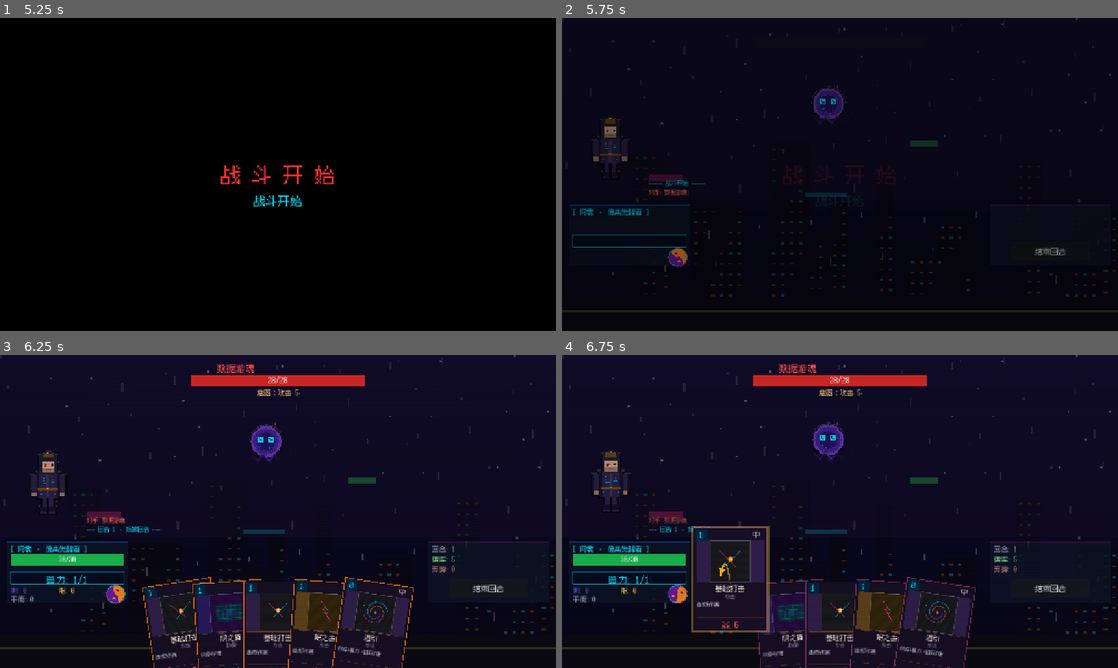
Above: before the commit, frames 1-4 (two rows, left to right).
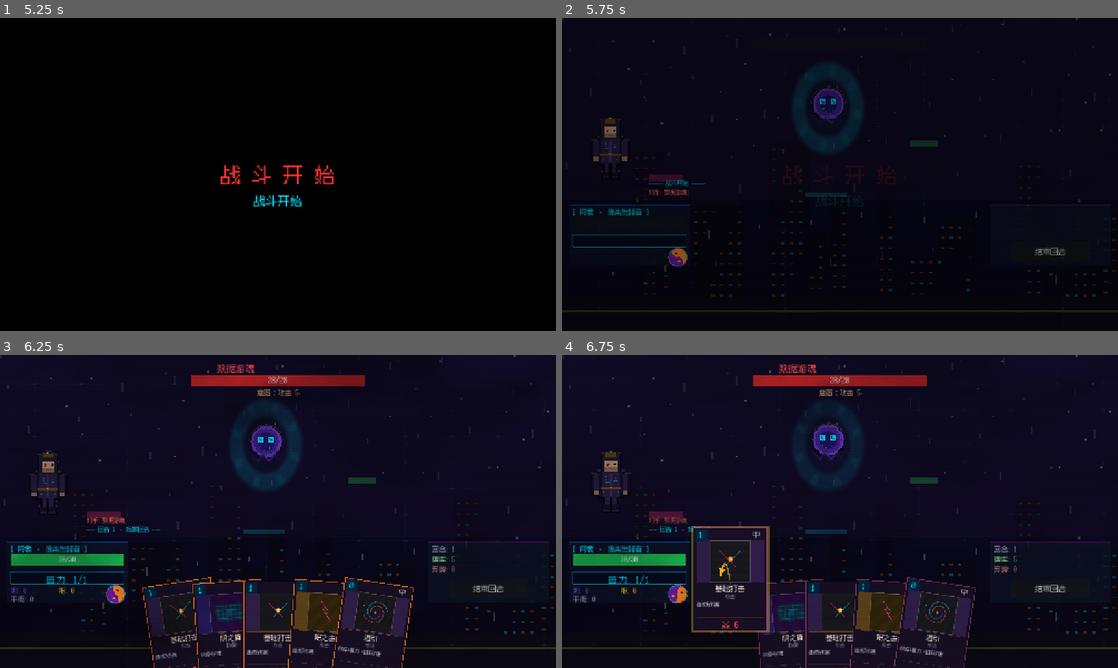
Above: after the commit, the same moments.

Repository: 9G420/CyberTao8
Game: Godot game, scene res://Scenes/Title.tscn
Two runs of this game, one before a commit and one after it. Both use one fixed random seed, a clock stepped at 60 frames per second and the inputs below. Sound files missing from this copy of the repository are replaced by a short silence.
Inputs (mouse positions are in pixels of both pictures, inside the frame that each line leads up to):
- Up to frame 1 (5.25 s): click "新 游 戏" at 0.5 s; tap Enter (ui_accept) at 1.25, 1.52 s; move the mouse to (400, 158) at 1.27 s; click (400, 158) at 1.42 s; drag from (166, 190) to (250, 237) at 2.02 s; move the mouse to (333, 105) at 2.77 s; click (333, 105) at 2.92 s; click "欲望街·外围" at 3.5 s; click "结束回合" at 4.25 s; click "结束回合" at 5 s
- Up to frame 2 (5.75 s): no input
- Up to frame 3 (6.25 s): click "结束回合" at 5.75 s
- Up to frame 4 (6.75 s): drag from (745, 630) to (673, 464) at 6.52 s

Frame 1 is identical in both runs. In frame 2, 0.3% of the frame differs, in the area x 41-54%, y 14-43%; in frame 3, 3.3%, in the area x 2-98%, y 2-96%; in frame 4, 2.2%.

Commit message:
Visual overhaul: 3 new shaders (summon_aura, energy_field, ink_flow) + summon unit idle breathing/frame anim/aura/entrance/death VFX + battle bg dynamic energy field & ink layers + enemy aura + turn-start ink burst + resonance/backlash field sync + dao rune ring on summon

Diff:
--- a/Scripts/Battle/BattleManager.gd
+++ b/Scripts/Battle/BattleManager.gd
@@ -107,6 +107,9 @@
 var _taiji_timer: float = 0.0
 var _resonance_pulse_time: float = 0.0
 var _player_bob_tween: Tween = null
+var _energy_field_rect: ColorRect = null   # 战场能量场 shader 层
+var _ink_flow_rect: ColorRect = null       # 墨迹流动 shader 层
+var _enemy_aura_rect: ColorRect = null     # 敌人气场光圈
 var _taiji_rot_tween: Tween = null
 var _floating_log_container: VBoxContainer = null
 var _front_shield_texture: ImageTexture = null  # cached
@@ -147,6 +150,40 @@
 	bg_overlay.mouse_filter = Control.MOUSE_FILTER_IGNORE
 	add_child(bg_overlay)
 
+	# --- 能量场 shader 层（电路符文 + 太极暗纹 + 雾气）---
+	_energy_field_rect = ColorRect.new()
+	_energy_field_rect.set_anchors_preset(PRESET_FULL_RECT)
+	_energy_field_rect.color = Color(1, 1, 1, 1)
+	_energy_field_rect.mouse_filter = Control.MOUSE_FILTER_IGNORE
+	_energy_field_rect.z_index = 1
+	var ef_shader := load("res://Shaders/energy_field.gdshader") as Shader
+	if ef_shader:
+		var ef_mat := ShaderMaterial.new()
+		ef_mat.shader = ef_shader
+		ef_mat.set_shader_parameter("field_intensity", 0.25)
+		ef_mat.set_shader_parameter("circuit_speed", 0.4)
+		ef_mat.set_shader_parameter("fog_density", 0.2)
+		ef_mat.set_shader_parameter("battle_state", 0)
+		_energy_field_rect.material = ef_mat
+	add_child(_energy_field_rect)
+
+	# --- 墨迹流动层（持续微弱底纹）---
+	_ink_flow_rect = ColorRect.new()
+	_ink_flow_rect.set_anchors_preset(PRESET_FULL_RECT)
+	_ink_flow_rect.color = Color(1, 1, 1, 1)
+	_ink_flow_rect.mouse_filter = Control.MOUSE_FILTER_IGNORE
+	_ink_flow_rect.z_index = 2
+	var ink_shader := load("res://Shaders/ink_flow.gdshader") as Shader
+	if ink_shader:
+		var ink_mat := ShaderMaterial.new()
+		ink_mat.shader = ink_shader
+		ink_mat.set_shader_parameter("ink_intensity", 0.12)
+		ink_mat.set_shader_parameter("flow_speed", 0.3)
+		ink_mat.set_shader_parameter("ink_color_mode", 0)
+		ink_mat.set_shader_parameter("spread_radius", 0.0)
+		_ink_flow_rect.material = ink_mat
+	add_child(_ink_flow_rect)
+
 	# --- 战场区域（敌人+释放区） ---
 	play_zone = Panel.new()
 	play_zone.position = Vector2(0, 0)
@@ -183,6 +220,28 @@
 	play_zone.add_child(enemy_intent_label)
 
 	# --- 3. Enemy character sprite (RIGHT side) ---
+	# 敌人气场光圈（精灵下方）
+	_enemy_aura_rect = ColorRect.new()
+	_enemy_aura_rect.size = Vector2(180, 230)
+	_enemy_aura_rect.position = Vector2(522, 92)
+	_enemy_aura_rect.color = Color(1, 1, 1, 0.6)
+	_enemy_aura_rect.mouse_filter = Control.MOUSE_FILTER_IGNORE
+	var enemy_aura_shader := load("res://Shaders/summon_aura.gdshader") as Shader
+	if enemy_aura_shader:
+		var ea_mat := ShaderMaterial.new()
+		ea_mat.shader = enemy_aura_shader
+		# Boss 用紫色，精英用橙色，普通用青色
+		var enemy_color_mode: int = 3
+		match enemy_type_key:
+			"boss": enemy_color_mode = 2
+			"elite", "elite2": enemy_color_mode = 1
+		ea_mat.set_shader_parameter("color_mode", enemy_color_mode)
+		ea_mat.set_shader_parameter("pulse_speed", 1.5)
+		ea_mat.set_shader_parameter("glow_intensity", 0.6)
+		ea_mat.set_shader_parameter("rune_visibility", 0.2)
+		_enemy_aura_rect.material = ea_mat
+	play_zone.add_child(_enemy_aura_rect)
+
 	enemy_sprite = TextureRect.new()
 	enemy_sprite.position = Vector2(540, 110)
 	enemy_sprite.size = Vector2(144, 192)
@@ -689,20 +748,26 @@
 		resonance_turns += 1
 		_add_log("[color=gold]☯ 道境共鸣！算力+1，伤害+1[/color]")
 		AudioManager.play_sfx_generated("resonance")
+		_update_energy_field_state(1)  # 共鸣态
 		if resonance_turns >= 5:
 			GameState.achievements["yinyang_master"] = true
 	else:
 		resonance_turns = 0
+		_update_energy_field_state(0)  # 常态
 
 	if bonus["is_backlash"]:
 		_add_log("[color=purple]⚠ 心魔反噬！伤害-2，随机弃牌[/color]")
 		AudioManager.play_sfx_generated("backlash")
 		_trigger_glitch(0.4)
+		_update_energy_field_state(2)  # 反噬态
 		# 随机弃一张牌
 		var discarded: Card = hand_node.discard_random()
 		if discarded:
 			deck.discard(discarded.card_data.resource_path if discarded.card_data else "")
 			discarded.queue_free()
+
+	# 回合开始墨迹扩散特效
+	_play_turn_start_ink_burst()
 
 	# 护盾重置（每回合开始清除）
 	player_shield = 0
@@ -1623,11 +1688,52 @@
 ## 召唤物死亡处理
 func _on_summon_died(summon: Dictionary) -> void:
 	_add_log("[color=red]  " + summon["name"] + "被消灭了！[/color]")
+	# 死亡消散特效（在召唤物位置播放碎片散射）
+	_play_summon_death_vfx(summon)
 	if summon.get("passive", "") == "draw_1_on_death":
 		var drawn: Array[String] = deck.draw_cards(1)
 		for p in drawn:
 			_add_card_to_hand(p)
 		_add_log("[color=cyan]  " + summon["name"] + "死亡触发：抽1张牌[/color]")
+
+## 召唤物死亡消散特效
+func _play_summon_death_vfx(summon: Dictionary) -> void:
+	# 找到对应的战场节点位置
+	var summon_idx: int = player_summons.find(summon)
+	if summon_idx < 0:
+		return
+	var summon_node: Node = play_zone.get_node_or_null("summon_" + str(summon_idx))
+	if not summon_node or not summon_node is Control:
+		return
+	var center: Vector2 = (summon_node as Control).position + Vector2(36, 48)
+	# 像素碎片散射 + 淡出
+	for i in range(14):
+		var frag := ColorRect.new()
+		var fsize: float = randf_range(3.0, 8.0)
+		frag.size = Vector2(fsize, fsize)
+		frag.position = play_zone.position + center + Vector2(randf_range(-15, 15), randf_range(-20, 20))
+		# 根据召唤物类型选色
+		var color_mode: int = _get_summon_aura_color_mode(summon.get("card_id", ""))
+		match color_mode:
+			0: frag.color = Color(0.2, 1.0, 0.1, 0.9)
+			1: frag.color = Color(1.0, 0.5, 0.0, 0.9)
+			2: frag.color = Color(0.5, 0.1, 0.8, 0.9)
+			3: frag.color = Color(0.0, 0.9, 1.0, 0.9)
+			4: frag.color = Color(0.9, 0.88, 0.8, 0.9)
+			_: frag.color = Color(1.0, 0.84, 0.2, 0.9)
+		frag.rotation = randf_range(0, TAU)
+		frag.mouse_filter = Control.MOUSE_FILTER_IGNORE
+		frag.z_index = 55
+		add_child(frag)
+		var scatter_dir: float = randf_range(0, TAU)
+		var scatter_dist: float = randf_range(40.0, 100.0)
+		var target_pos: Vector2 = frag.position + Vector2(cos(scatter_dir), sin(scatter_dir)) * scatter_dist
+		var ftw := frag.create_tween().set_parallel(true)
+		ftw.tween_property(frag, "position", target_pos, 0.5).set_ease(Tween.EASE_OUT).set_trans(Tween.TRANS_CUBIC)
+		ftw.tween_property(frag, "color:a", 0.0, 0.3).set_delay(0.25)
+		ftw.tween_property(frag, "rotation", frag.rotation + randf_range(-4.0, 4.0), 0.5)
+		ftw.chain().tween_callback(frag.queue_free)
+	AudioManager.play_sfx_generated("glitch", -8.0)
 
 ## 施加玩家状态效果
 func _apply_player_status(status_type: String, value: int, turns: int) -> void:
@@ -1754,7 +1860,7 @@
 		var sy: int = ground_y - sprite_h
 		_create_summon_battlefield_node(s, sx, sy, sprite_w, sprite_h, front_indices[i], true)
 
-## 创建单个召唤物战场节点
+## 创建单个召唤物战场节点（v6：光环shader + idle呼吸 + 符文装饰）
 func _create_summon_battlefield_node(s: Dictionary, sx: int, sy: int, sw: int, sh: int, idx: int, is_front: bool) -> void:
 	var container := Control.new()
 	container.name = "summon_" + str(idx)
@@ -1762,6 +1868,25 @@
 	container.size = Vector2(sw, sh + 30)
 	container.mouse_filter = Control.MOUSE_FILTER_PASS
 	container.set_meta("_summon_node", true)
+	container.pivot_offset = Vector2(sw / 2.0, sh / 2.0)
+
+	# --- 光环 Shader 层（底层，精灵下方）---
+	var aura_rect := ColorRect.new()
+	var aura_pad: int = 16
+	aura_rect.size = Vector2(sw + aura_pad * 2, sh + aura_pad * 2)
+	aura_rect.position = Vector2(-aura_pad, -aura_pad)
+	aura_rect.color = Color(1, 1, 1, 0.7)
+	aura_rect.mouse_filter = Control.MOUSE_FILTER_IGNORE
+	var aura_shader := load("res://Shaders/summon_aura.gdshader") as Shader
+	if aura_shader:
+		var aura_mat := ShaderMaterial.new()
+		aura_mat.shader = aura_shader
+		aura_mat.set_shader_parameter("color_mode", _get_summon_aura_color_mode(s.get("card_id", "")))
+		aura_mat.set_shader_parameter("pulse_speed", 2.0)
+		aura_mat.set_shader_parameter("glow_intensity", 0.8)
+		aura_mat.set_shader_parameter("rune_visibility", 0.35)
+		aura_rect.material = aura_mat
+	container.add_child(aura_rect)
 
 	# Sprite
 	var sprite := TextureRect.new()
@@ -1774,6 +1899,27 @@
 	sprite.mouse_filter = Control.MOUSE_FILTER_IGNORE
 	container.add_child(sprite)
 
+	# --- Idle 呼吸动画（轻微上下浮动 + 缩放脉冲）---
+	var bob_tw := container.create_tween().set_loops()
+	bob_tw.tween_property(container, "position:y", float(sy) - 3.0, 0.8).set_ease(Tween.EASE_IN_OUT).set_trans(Tween.TRANS_SINE)
+	bob_tw.tween_property(container, "position:y", float(sy) + 1.0, 0.8).set_ease(Tween.EASE_IN_OUT).set_trans(Tween.TRANS_SINE)
+	# 轻微缩放呼吸
+	var scale_tw := container.create_tween().set_loops()
+	scale_tw.tween_property(container, "scale", Vector2(1.02, 0.98), 1.0).set_ease(Tween.EASE_IN_OUT).set_trans(Tween.TRANS_SINE)
+	scale_tw.tween_property(container, "scale", Vector2(0.98, 1.02), 1.0).set_ease(Tween.EASE_IN_OUT).set_trans(Tween.TRANS_SINE)
+
+	# 精灵帧动画（交替 frame 0 和 frame 1）
+	var frame_tw := sprite.create_tween().set_loops()
+	var summon_type_captured := summon_type
+	frame_tw.tween_callback(func():
+		if is_instance_valid(sprite):
+			sprite.texture = _ai_sprite(summon_type_captured, 1)
+	).set_delay(0.6)
+	frame_tw.tween_callback(func():
+		if is_instance_valid(sprite):
+			sprite.texture = _ai_sprite(summon_type_captured, 0)
+	).set_delay(0.6)
+
 	# 前排蓝色盾牌图标
 	if is_front and _front_shield_texture:
 		var shield_icon := TextureRect.new()
@@ -1785,28 +1931,36 @@
 		shield_icon.mouse_filter = Control.MOUSE_FILTER_IGNORE
 		container.add_child(shield_icon)
 
-	# HP条背景
+	# HP条背景（道教风格：暗色+微弱边框）
 	var hp_bg := ColorRect.new()
-	hp_bg.position = Vector2(4, sh + 2)
-	hp_bg.size = Vector2(sw - 8, 6)
-	hp_bg.color = Color(0.2, 0.1, 0.1, 0.8)
+	hp_bg.position = Vector2(2, sh + 2)
+	hp_bg.size = Vector2(sw - 4, 7)
+	hp_bg.color = Color(0.12, 0.06, 0.08, 0.9)
 	hp_bg.mouse_filter = Control.MOUSE_FILTER_IGNORE
 	container.add_child(hp_bg)
+	# HP条边框
+	var hp_border := ColorRect.new()
+	hp_border.position = Vector2(1, sh + 1)
+	hp_border.size = Vector2(sw - 2, 9)
+	hp_border.color = Color(0.4, 0.2, 0.1, 0.5)
+	hp_border.mouse_filter = Control.MOUSE_FILTER_IGNORE
+	hp_border.z_index = -1
+	container.add_child(hp_border)
 
 	# HP条填充
 	var hp_fill := ColorRect.new()
 	var hp_ratio: float = float(s["hp"]) / float(maxi(s["max_hp"], 1))
-	hp_fill.position = Vector2(4, sh + 2)
-	hp_fill.size = Vector2(int((sw - 8) * hp_ratio), 6)
+	hp_fill.position = Vector2(2, sh + 2)
+	hp_fill.size = Vector2(int((sw - 4) * hp_ratio), 7)
 	hp_fill.color = Color(0.2, 0.85, 0.3) if hp_ratio > 0.5 else Color(0.9, 0.4, 0.1)
 	hp_fill.mouse_filter = Control.MOUSE_FILTER_IGNORE
 	container.add_child(hp_fill)
 
 	# 名字 + 位置标签
 	var name_lbl := Label.new()
-	var pos_tag := "[前]" if is_front else "[后]"
+	var pos_tag := "☰" if is_front else "☷"
 	name_lbl.text = pos_tag + s["name"]
-	name_lbl.position = Vector2(0, sh + 8)
+	name_lbl.position = Vector2(-2, sh + 10)
 	name_lbl.size = Vector2(sw + 20, 16)
 	name_lbl.add_theme_font_size_override("font_size", 10)
 	name_lbl.add_theme_color_override("font_color", Color(0.3, 1, 0.5) if is_front else Color(0.5, 0.8, 0.6))
@@ -1837,6 +1991,24 @@
 	container.add_child(click_area)
 
 	play_zone.add_child(container)
+
+	# --- 入场动画（从下方弹入 + 淡入）---
+	container.modulate.a = 0.0
+	container.position.y += 30.0
+	var enter_tw := container.create_tween().set_parallel(true)
+	enter_tw.tween_property(container, "modulate:a", 1.0, 0.3).set_ease(Tween.EASE_OUT)
+	enter_tw.tween_property(container, "position:y", float(sy), 0.35).set_ease(Tween.EASE_OUT).set_trans(Tween.TRANS_BACK)
+
+## 获取召唤物光环颜色模式（对应 summon_aura.gdshader 的 color_mode）
+func _get_summon_aura_color_mode(card_id: String) -> int:
+	match card_id:
+		"sum_pixel_sprite": return 0  # 霓虹绿
+		"sum_cyber_fox", "sum_beast": return 1  # EVA橙
+		"sum_spirit_dragon", "sum_shadow_clone": return 2  # 电紫
+		"sum_neon_golem", "sum_byte_familiar": return 3  # 赛博青
+		"sum_dao_crane": return 4  # 符纸白
+		"sum_swarm": return 5  # 金
+		_: return 0
 
 ## 获取召唤物sprite类型
 func _get_summon_sprite_type(card_id: String) -> String:
@@ -2070,11 +2242,37 @@
 	ptw.parallel().tween_property(pulse, "color:a", 0.0, 0.2).set_delay(0.15)
 	ptw.tween_callback(pulse.queue_free)
 
-## Rift-tear summon effect: vertical crack splits open with green energy pouring out
+## Rift-tear summon effect: rune ring + vertical crack splits open with green energy pouring out
 func _play_summon_card_vfx() -> void:
 	var pillar_x: float = play_zone.position.x + 340.0
 	var pillar_y: float = play_zone.position.y + 110.0
 	var rift_center: Vector2 = Vector2(pillar_x + 20.0, pillar_y + 140.0)
+
+	# --- Phase 0: Dao rune ring (8 rune dots spinning then fading) ---
+	var rune_container := Control.new()
+	rune_container.position = rift_center
+	rune_container.pivot_offset = Vector2.ZERO
+	rune_container.mouse_filter = Control.MOUSE_FILTER_IGNORE
+	rune_container.z_index = 52
+	add_child(rune_container)
+	var rune_chars: Array[String] = ["☰", "☱", "☲", "☳", "☴", "☵", "☶", "☷"]
+	for i in range(8):
+		var angle: float = float(i) * TAU / 8.0
+		var rune_lbl := Label.new()
+		rune_lbl.text = rune_chars[i]
+		rune_lbl.add_theme_font_size_override("font_size", 14)
+		rune_lbl.add_theme_color_override("font_color", Color(0.1, 1.0, 0.4, 0.0))
+		rune_lbl.position = Vector2(cos(angle) * 55.0 - 7.0, sin(angle) * 55.0 - 9.0)
+		rune_lbl.mouse_filter = Control.MOUSE_FILTER_IGNORE
+		rune_container.add_child(rune_lbl)
+		# Staggered fade in
+		var rtw := rune_lbl.create_tween()
+		rtw.tween_property(rune_lbl, "theme_override_colors/font_color:a", 0.9, 0.08).set_delay(float(i) * 0.03)
+	# Spin the rune ring
+	var rune_tw := rune_container.create_tween()
+	rune_tw.tween_property(rune_container, "rotation", TAU * 0.5, 0.5).set_ease(Tween.EASE_IN_OUT).set_trans(Tween.TRANS_SINE)
+	rune_tw.tween_property(rune_container, "modulate:a", 0.0, 0.2)
+	rune_tw.tween_callback(rune_container.queue_free)
 
 	# --- Phase 1: Dark rift line splits open vertically ---
 	var rift_left := ColorRect.new()
@@ -2586,3 +2784,57 @@
 			val_lbl.mouse_filter = Control.MOUSE_FILTER_IGNORE
 			icon_box.add_child(val_lbl)
 			player_status_container.add_child(icon_box)
+
+# ============================================================
+# 赛博道教氛围系统
+# ============================================================
+
+## 更新能量场 shader 状态（0=常态, 1=共鸣, 2=反噬）
+func _update_energy_field_state(battle_state_val: int) -> void:
+	if _energy_field_rect and _energy_field_rect.material is ShaderMaterial:
+		var mat := _energy_field_rect.material as ShaderMaterial
+		mat.set_shader_parameter("battle_state", battle_state_val)
+		# 共鸣时加强能量场强度
+		if battle_state_val == 1:
+			var tw := create_tween()
+			tw.tween_method(func(v: float):
+				if is_instance_valid(_energy_field_rect) and _energy_field_rect.material is ShaderMaterial:
+					(_energy_field_rect.material as ShaderMaterial).set_shader_parameter("field_intensity", v)
+			, 0.25, 0.5, 0.5)
+			tw.tween_method(func(v: float):
+				if is_instance_valid(_energy_field_rect) and _energy_field_rect.material is ShaderMaterial:
+					(_energy_field_rect.material as ShaderMaterial).set_shader_parameter("field_intensity", v)
+			, 0.5, 0.25, 1.5)
+		elif battle_state_val == 2:
+			var tw := create_tween()
+			tw.tween_method(func(v: float):
+				if is_instance_valid(_energy_field_rect) and _energy_field_rect.material is ShaderMaterial:
+					(_energy_field_rect.material as ShaderMaterial).set_shader_parameter("field_intensity", v)
+			, 0.25, 0.6, 0.3)
+			tw.tween_method(func(v: float):
+				if is_instance_valid(_energy_field_rect) and _energy_field_rect.material is ShaderMaterial:
+					(_energy_field_rect.material as ShaderMaterial).set_shader_parameter("field_intensity", v)
+			, 0.6, 0.25, 2.0)
+
+## 回合开始墨迹扩散特效
+func _play_turn_start_ink_burst() -> void:
+	if not _ink_flow_rect or not _ink_flow_rect.material is ShaderMaterial:
+		return
+	var mat := _ink_flow_rect.material as ShaderMaterial
+	# 触发墨迹从屏幕中心向外扩散
+	mat.set_shader_parameter("ink_intensity", 0.4)
+	mat.set_shader_parameter("spread_radius", 0.0)
+	var ink_ref: ColorRect = _ink_flow_rect
+	var tw := create_tween()
+	tw.tween_method(func(v: float):
+		if is_instance_valid(ink_ref) and ink_ref.material is ShaderMaterial:
+			(ink_ref.material as ShaderMaterial).set_shader_parameter("spread_radius", v)
+	, 0.0, 1.2, 0.6).set_ease(Tween.EASE_OUT).set_trans(Tween.TRANS_CUBIC)
+	tw.tween_method(func(v: float):
+		if is_instance_valid(ink_ref) and ink_ref.material is ShaderMaterial:
+			(ink_ref.material as ShaderMaterial).set_shader_parameter("ink_intensity", v)
+	, 0.4, 0.12, 0.8)
+	tw.tween_method(func(v: float):
+		if is_instance_valid(ink_ref) and ink_ref.material is ShaderMaterial:
+			(ink_ref.material as ShaderMaterial).set_shader_parameter("spread_radius", v)
+	, 1.2, 0.0, 0.3)
--- /dev/null
+++ b/Shaders/energy_field.gdshader
@@ -0,0 +1,91 @@
+// ============================================================
+// energy_field.gdshader - 战场能量场背景层
+// 流动电路符文 + 太极八卦暗纹 + 雾气
+// 覆盖在战斗背景之上，play_zone之下
+// GL Compatibility 兼容
+// ============================================================
+shader_type canvas_item;
+
+uniform float field_intensity : hint_range(0.0, 1.0) = 0.3;
+uniform float circuit_speed : hint_range(0.1, 3.0) = 0.5;
+uniform float fog_density : hint_range(0.0, 1.0) = 0.25;
+// 0=normal, 1=resonance(彩虹加强), 2=backlash(红色裂纹)
+uniform int battle_state : hint_range(0, 2) = 0;
+
+float hash(vec2 p) {
+    return fract(sin(dot(p, vec2(127.1, 311.7))) * 43758.5453);
+}
+
+float value_noise(vec2 st) {
+    vec2 i = floor(st);
+    vec2 f = fract(st);
+    float a = hash(i);
+    float b = hash(i + vec2(1.0, 0.0));
+    float c = hash(i + vec2(0.0, 1.0));
+    float d = hash(i + vec2(1.0, 1.0));
+    vec2 u = f * f * (3.0 - 2.0 * f);
+    return mix(a, b, u.x) + (c - a) * u.y * (1.0 - u.x) + (d - b) * u.x * u.y;
+}
+
+float fbm(vec2 st) {
+    float v = 0.0;
+    float a = 0.5;
+    for (int i = 0; i < 3; i++) {
+        v += a * value_noise(st);
+        st *= 2.0;
+        a *= 0.5;
+    }
+    return v;
+}
+
+void fragment() {
+    vec2 uv = UV;
+    vec2 center = uv - vec2(0.5);
+
+    // --- 电路网格纹路（正交线条 + 节点亮点）---
+    vec2 grid_uv = uv * 12.0 + vec2(TIME * circuit_speed * 0.3, TIME * circuit_speed * 0.15);
+    vec2 grid_fract = fract(grid_uv);
+    float h_line = smoothstep(0.02, 0.0, abs(grid_fract.y - 0.5));
+    float v_line = smoothstep(0.02, 0.0, abs(grid_fract.x - 0.5));
+    float circuit = max(h_line, v_line) * 0.4;
+    // 网格节点亮点
+    float node_glow = smoothstep(0.08, 0.0, length(grid_fract - vec2(0.5)));
+    circuit += node_glow * 0.6;
+    // 让电路网格随时间部分闪烁
+    float flicker = step(0.7, hash(floor(grid_uv) + floor(TIME * 2.0)));
+    circuit *= (0.4 + flicker * 0.6);
+
+    // --- 太极暗纹（大型旋转，低透明度）---
+    float taiji_dist = length(center);
+    float taiji_angle = atan(center.y, center.x) + TIME * 0.15;
+    float taiji_s = sin(taiji_angle * 1.0) * 0.5 + 0.5;
+    float taiji_mask = smoothstep(0.45, 0.25, taiji_dist);
+    float taiji = taiji_s * taiji_mask * 0.15;
+
+    // --- 雾气层（缓慢流动的 fbm 噪声）---
+    vec2 fog_uv = uv * 3.0 + vec2(TIME * 0.08, TIME * 0.05);
+    float fog = fbm(fog_uv) * fog_density;
+
+    // --- 颜色 ---
+    vec3 circuit_color = vec3(0.0, 0.56, 0.63); // 暗青
+    vec3 taiji_color = vec3(0.18, 0.08, 0.32);  // 暗紫
+    vec3 fog_color = vec3(0.06, 0.03, 0.12);    // 深墨
+
+    if (battle_state == 1) {
+        // 共鸣：电路变金色，太极变亮
+        circuit_color = vec3(0.8, 0.65, 0.15);
+        taiji_color = vec3(0.3, 0.2, 0.5);
+        float pulse = sin(TIME * 3.0) * 0.15 + 0.85;
+        circuit *= pulse;
+    } else if (battle_state == 2) {
+        // 反噬：电路变红，雾气加重
+        circuit_color = vec3(0.7, 0.05, 0.05);
+        fog_color = vec3(0.15, 0.02, 0.02);
+        fog *= 1.5;
+    }
+
+    vec3 final_color = circuit_color * circuit + taiji_color * taiji + fog_color * fog;
+    float final_alpha = (circuit * 0.7 + taiji * 0.5 + fog * 0.8) * field_intensity;
+
+    COLOR = vec4(final_color, final_alpha * COLOR.a);
+}
--- /dev/null
+++ b/Shaders/ink_flow.gdshader
@@ -0,0 +1,83 @@
+// ============================================================
+// ink_flow.gdshader - 道教墨迹流动效果
+// 用于回合开始墨迹扩散、召唤时符文雨
+// 支持触发模式（一次性扩散）和持续模式（微弱流动底纹）
+// GL Compatibility 兼容
+// ============================================================
+shader_type canvas_item;
+
+// 墨迹颜色：0=黑墨, 1=紫墨(阴), 2=金墨(阳)
+uniform int ink_color_mode : hint_range(0, 2) = 0;
+uniform float ink_intensity : hint_range(0.0, 1.0) = 0.2;
+uniform float flow_speed : hint_range(0.1, 3.0) = 0.4;
+// 扩散中心 (0.5, 0.5 = 屏幕中心)
+uniform vec2 origin = vec2(0.5, 0.5);
+// 扩散半径（0=无扩散，1=全屏）
+uniform float spread_radius : hint_range(0.0, 1.5) = 0.0;
+
+float hash(vec2 p) {
+    return fract(sin(dot(p, vec2(127.1, 311.7))) * 43758.5453);
+}
+
+float value_noise(vec2 st) {
+    vec2 i = floor(st);
+    vec2 f = fract(st);
+    float a = hash(i);
+    float b = hash(i + vec2(1.0, 0.0));
+    float c = hash(i + vec2(0.0, 1.0));
+    float d = hash(i + vec2(1.0, 1.0));
+    vec2 u = f * f * (3.0 - 2.0 * f);
+    return mix(a, b, u.x) + (c - a) * u.y * (1.0 - u.x) + (d - b) * u.x * u.y;
+}
+
+float fbm(vec2 st) {
+    float v = 0.0;
+    float a = 0.5;
+    for (int i = 0; i < 4; i++) {
+        v += a * value_noise(st);
+        st *= 2.1;
+        a *= 0.45;
+    }
+    return v;
+}
+
+void fragment() {
+    vec2 uv = UV;
+    vec2 to_center = uv - origin;
+    float dist_from_origin = length(to_center);
+
+    // --- 墨迹噪声纹理（模拟毛笔墨水扩散）---
+    vec2 ink_uv = uv * 5.0 + vec2(TIME * flow_speed * 0.3, TIME * flow_speed * 0.2);
+    float ink1 = fbm(ink_uv);
+    float ink2 = fbm(ink_uv * 1.3 + vec2(5.3, 2.7) + TIME * flow_speed * 0.15);
+
+    // 墨滴聚散效果（深浅交替的墨纹）
+    float ink_pattern = smoothstep(0.35, 0.6, ink1) * 0.6;
+    float ink_vein = smoothstep(0.4, 0.55, ink2) * 0.4;
+    float ink = ink_pattern + ink_vein;
+
+    // --- 扩散遮罩（从 origin 向外扩散）---
+    float spread_mask = 1.0;
+    if (spread_radius > 0.01) {
+        // 带噪声边缘的扩散圆
+        float noise_edge = fbm(uv * 8.0 + TIME * 0.5) * 0.1;
+        spread_mask = smoothstep(spread_radius, spread_radius - 0.15, dist_from_origin + noise_edge);
+    }
+
+    // --- 颜色 ---
+    vec3 ink_color;
+    if (ink_color_mode == 0) {
+        ink_color = vec3(0.02, 0.01, 0.04); // 黑墨
+    } else if (ink_color_mode == 1) {
+        vec3 dark = vec3(0.12, 0.02, 0.22);
+        vec3 light = vec3(0.3, 0.08, 0.5);
+        ink_color = mix(dark, light, ink1 * 0.5);
+    } else {
+        vec3 dark = vec3(0.2, 0.15, 0.02);
+        vec3 light = vec3(0.5, 0.4, 0.1);
+        ink_color = mix(dark, light, ink1 * 0.5);
+    }
+
+    float final_alpha = ink * spread_mask * ink_intensity;
+    COLOR = vec4(ink_color, final_alpha * COLOR.a);
+}
--- /dev/null
+++ b/Shaders/summon_aura.gdshader
@@ -0,0 +1,71 @@
+// ============================================================
+// summon_aura.gdshader - 召唤物专属光环 (Summon Unit Aura)
+// 柔和脉冲环形发光 + 道教符文纹路
+// 6种色彩模式对应不同召唤物类型
+// GL Compatibility 兼容
+// ============================================================
+shader_type canvas_item;
+
+// 0=绿(精灵), 1=橙(狐/兽), 2=紫(龙/分身), 3=青(魔像/使魔), 4=白(鹤), 5=金(蜂群)
+uniform int color_mode : hint_range(0, 5) = 0;
+uniform float pulse_speed : hint_range(0.5, 6.0) = 2.0;
+uniform float glow_intensity : hint_range(0.0, 2.0) = 1.0;
+uniform float rune_visibility : hint_range(0.0, 1.0) = 0.4;
+
+float hash(vec2 p) {
+    return fract(sin(dot(p, vec2(127.1, 311.7))) * 43758.5453);
+}
+
+void fragment() {
+    vec2 center = UV - vec2(0.5);
+    float dist = length(center);
+    float angle = atan(center.y, center.x);
+
+    // --- 基础环形遮罩 ---
+    float ring_outer = smoothstep(0.5, 0.42, dist);
+    float ring_inner = smoothstep(0.25, 0.32, dist);
+    float ring = ring_outer * ring_inner;
+
+    // 柔和填充（中心淡光）
+    float fill = (1.0 - smoothstep(0.0, 0.45, dist)) * 0.15;
+
+    // --- 脉冲 ---
+    float pulse = 0.7 + 0.3 * sin(TIME * pulse_speed);
+    float pulse2 = 0.8 + 0.2 * sin(TIME * pulse_speed * 1.7 + 1.0);
+
+    // --- 道教符文纹路（8等分角度上的短线段标记）---
+    float rune_pattern = 0.0;
+    for (int i = 0; i < 8; i++) {
+        float target_angle = float(i) * 6.2831 / 8.0 + TIME * 0.3;
+        float angle_diff = abs(mod(angle - target_angle + 3.14159, 6.2831) - 3.14159);
+        float on_line = smoothstep(0.15, 0.05, angle_diff);
+        float in_ring = smoothstep(0.32, 0.35, dist) * (1.0 - smoothstep(0.42, 0.45, dist));
+        rune_pattern += on_line * in_ring;
+    }
+    rune_pattern = min(rune_pattern, 1.0) * rune_visibility;
+
+    // --- 颜色选择 ---
+    vec3 base_color;
+    if (color_mode == 0) {
+        base_color = vec3(0.22, 1.0, 0.08); // 霓虹绿
+    } else if (color_mode == 1) {
+        base_color = vec3(1.0, 0.5, 0.0);   // EVA橙
+    } else if (color_mode == 2) {
+        base_color = vec3(0.54, 0.12, 0.8);  // 电紫
+    } else if (color_mode == 3) {
+        base_color = vec3(0.0, 0.9, 1.0);    // 赛博青
+    } else if (color_mode == 4) {
+        base_color = vec3(0.94, 0.91, 0.82); // 符纸白
+    } else {
+        base_color = vec3(1.0, 0.84, 0.2);   // 金
+    }
+
+    // 符文用略亮色
+    vec3 rune_color = base_color * 1.3 + vec3(0.1);
+
+    // --- 合成 ---
+    float alpha = (ring * pulse * 0.5 + fill * pulse2 + rune_pattern * 0.6) * glow_intensity;
+    vec3 final_color = mix(base_color, rune_color, rune_pattern);
+
+    COLOR = vec4(final_color, alpha * COLOR.a);
+}
